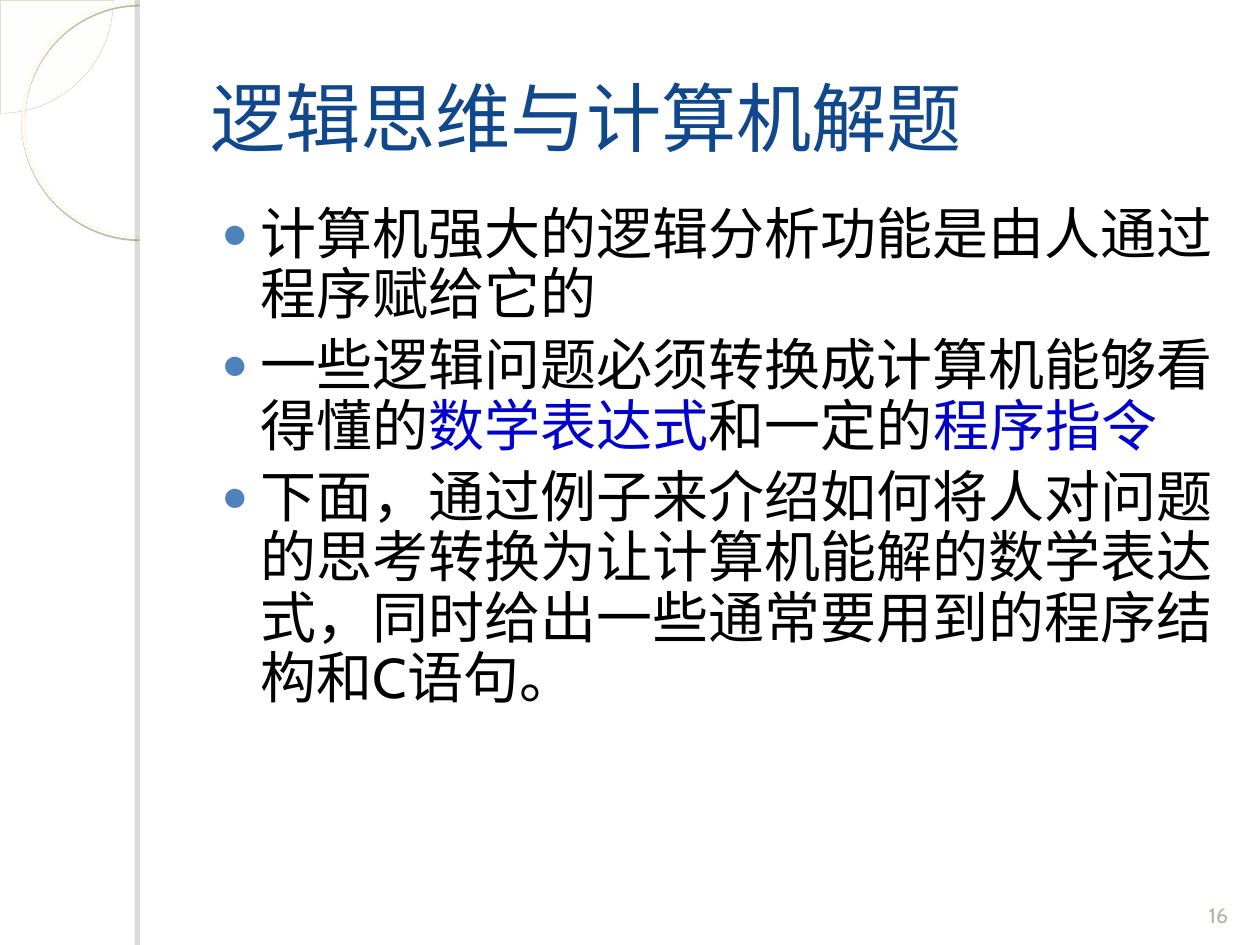
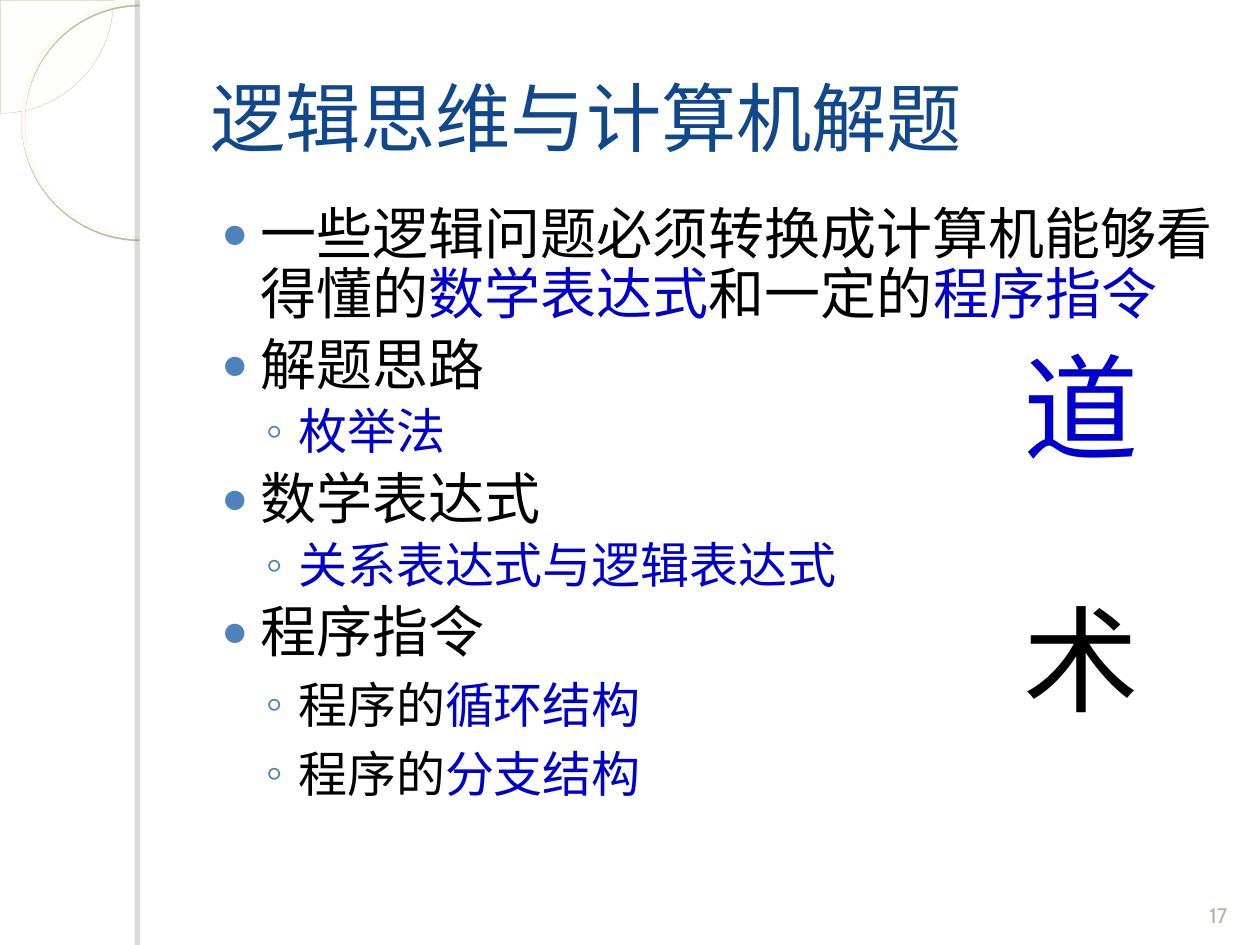
Before and after one commit to fanju1984/introduction-to-programming, a slide deck: slide 17 of introduction-to-programming/slides/2017/04-Control-Statement-1.ppt (slide 16 before the commit). Drawn at 1260x945 pixels with LibreOffice and Linux fonts; fonts in the diff are those of the drawing; background and template pictures are left out. Boxes give left, top, right and bottom in pixels: in the first picture for what was removed or moved away, otherwise in the second. Text is boxed around its words. In the diff, an @@ line names an element or a change of style, - is before the commit and + after.

```diff
--- a/introduction-to-programming/slides/2017/04-Control-Statement-1.ppt
+++ b/introduction-to-programming/slides/2017/04-Control-Statement-1.ppt
@@ text at <box>260,206,1212,319</box>: paragraph removed @@
-● 计算机强大的逻辑分析功能是由人通过程序赋给它的
@@ text at <box>260,338,836,796</box>: text changed; size 32 to 28 pt; text colour #000000 to #0000CC @@
-● 下面，通过例子来介绍如何将人对问题的思考转换为让计算机能解的数学表达式，同时给出一些通常要用到的程序结构和C语句。
+● 解题思路
+  ◦ 枚举法
+● 数学表达式
+  ◦ 关系表达式与逻辑表达式
+● 程序指令
+  ◦ 程序的循环结构
+  ◦ 程序的分支结构
@@ text added at <box>1024,353,1139,459</box>, 66 pt, text #0000CC @@
+道
@@ text added at <box>1024,606,1139,713</box>, 66 pt, text #000000 @@
+术
@@ page number at <box>1209,908,1227,923</box>: text changed @@
-16
+17
```
Also in this commit, not shown: 17 other slides changed, 6 slides added, 5 slides removed, 1 other file.
